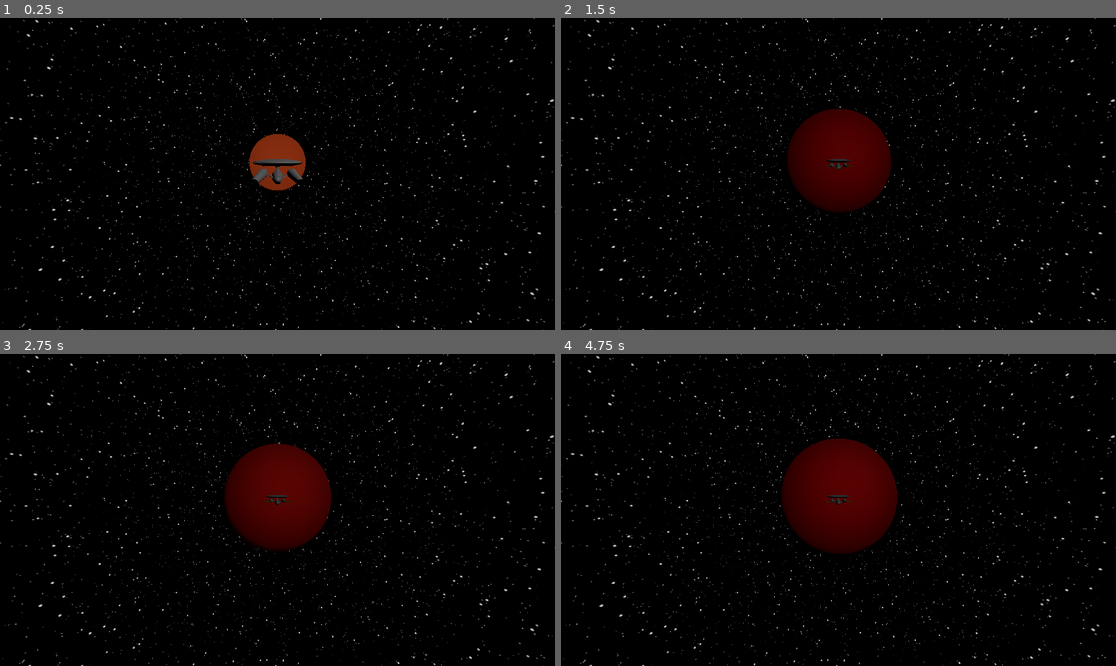
Above: before the commit, frames 1-4 (two rows, left to right).
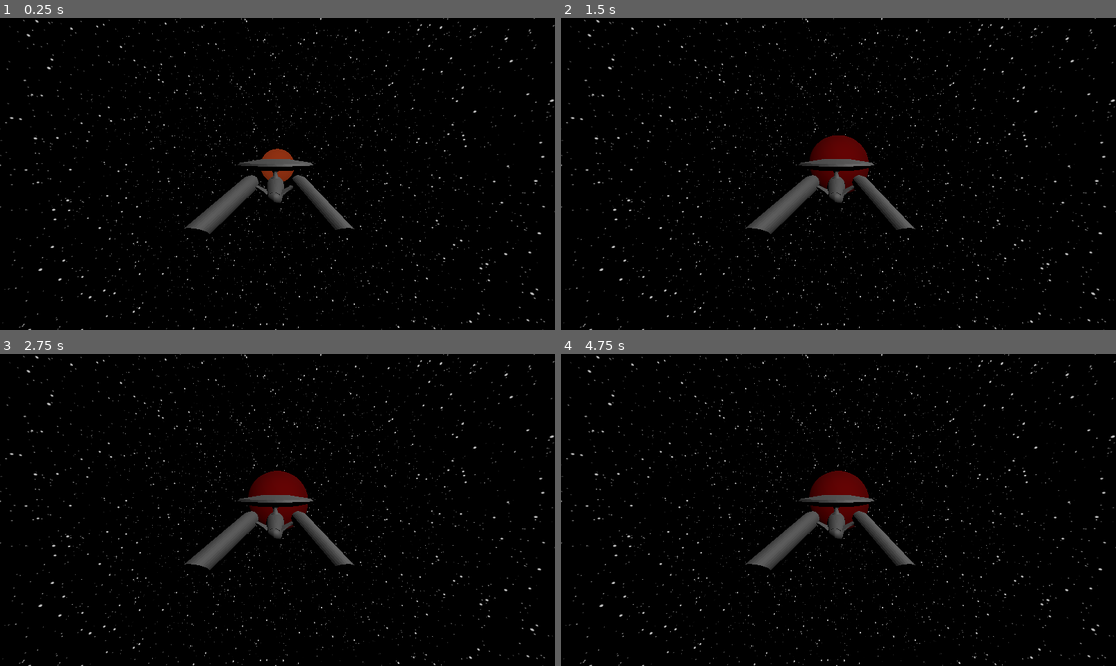
Above: after the commit, the same moments.

Repository: Joe-Downs/3d-pursuit
Game: Godot game, scene res://node_3d.tscn
Same seed, same stepped clock (60 frames per second), same inputs: the game is played once before the commit and once after it.
Inputs:
- Up to frame 1 (0.25 s): no input
- Up to frame 2 (1.5 s): tap Enter at 1.25 s
- Up to frame 3 (2.75 s): tap Space at 2 s
- Up to frame 4 (4.75 s): tap Enter at 3.5 s; tap Space at 4.25 s

The runs differ from the first frame. In frame 1, 2.6% of the frame differs, in the area x 33-64%, y 37-70%; in frame 2, 4.9%; in frame 3, 5.1%; in frame 4, 6.0%, in the area x 33-64%, y 27-70%.

Commit message:
Fix explosion placement and destroyed state
The explosion's position was being set to match the ship's; this meant the
explosion was being translated by some amount with reference *to the ship*, not
to the world. As a result, the explosion was offset from the ship's model.

Additionally, the destroyed state now makes it so both ships will stop moving
when the simulation ends.

Diff:
--- a/ship.gd
+++ b/ship.gd
@@ -17,8 +17,7 @@
 # =================================== Methods ==================================
 func explode(delta):
 	destroyed = true
-	explosion.position = position
-	explosion.scale = lerp(explosion.scale, Vector3(150,150,150), delta / explode_speed)
+	explosion.scale = lerp(explosion.scale, Vector3(50,50,50), delta / explode_speed)
 	explosion_material.albedo_color = lerp(explosion_material.albedo_color, Color.from_rgba8(255,10,10,255), delta / explode_speed)
 	explosion_material.emission = lerp(explosion_material.emission, Color.from_rgba8(255,10,10,255), delta / explode_speed)
 	explosion_material.emission_energy_multiplier = lerp(explosion_material.emission_energy_multiplier, 0.0, delta / explode_speed)
@@ -29,7 +28,8 @@
 	#    enemy.blowup()
 	var laser = get_node("./Laser")
 	if ENEMY in laser.get_overlapping_areas():
-		print("BOOM!")
+		print("BOOM! %s has been hit." % self.name)
+		ENEMY.destroyed = true
 		return true
 	return false
 
@@ -113,7 +113,7 @@
 
 func choose_point() -> Vector3:
 	# Choose some point away from the ship and navigate there
-	return ENEMY.position
+	return ENEMY.position - Vector3(0,0,15)
 
 func _init():
 	print("Initializing ships...")
@@ -142,10 +142,10 @@
 		destination = _rand_point()
 	#move_and_rotate(delta, directions, false, change, 1)
 
-	if !destroyed:
+	if !hit and !destroyed:
 		position = position.lerp(destination, delta * SPEED)
+		hit = shoot(ENEMY.position)
 
-	hit = shoot(ENEMY.position)
-	if hit:
-		ENEMY.explode(delta)
+	if destroyed:
+		explode(delta)
 	return
